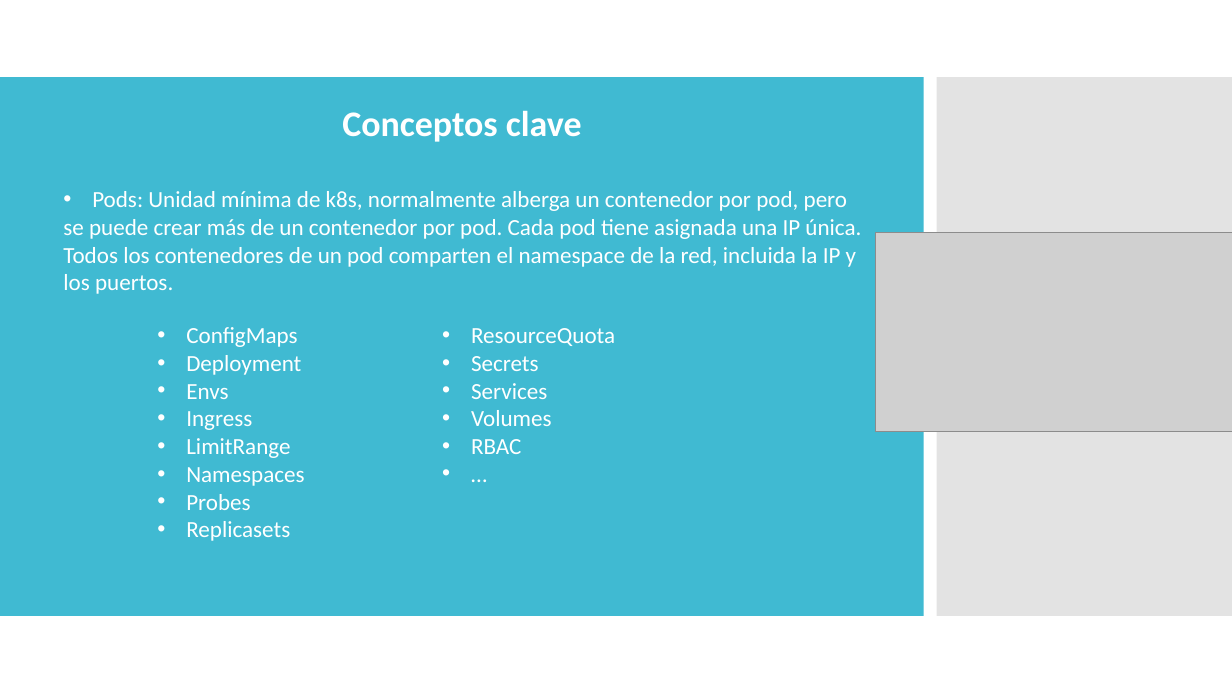
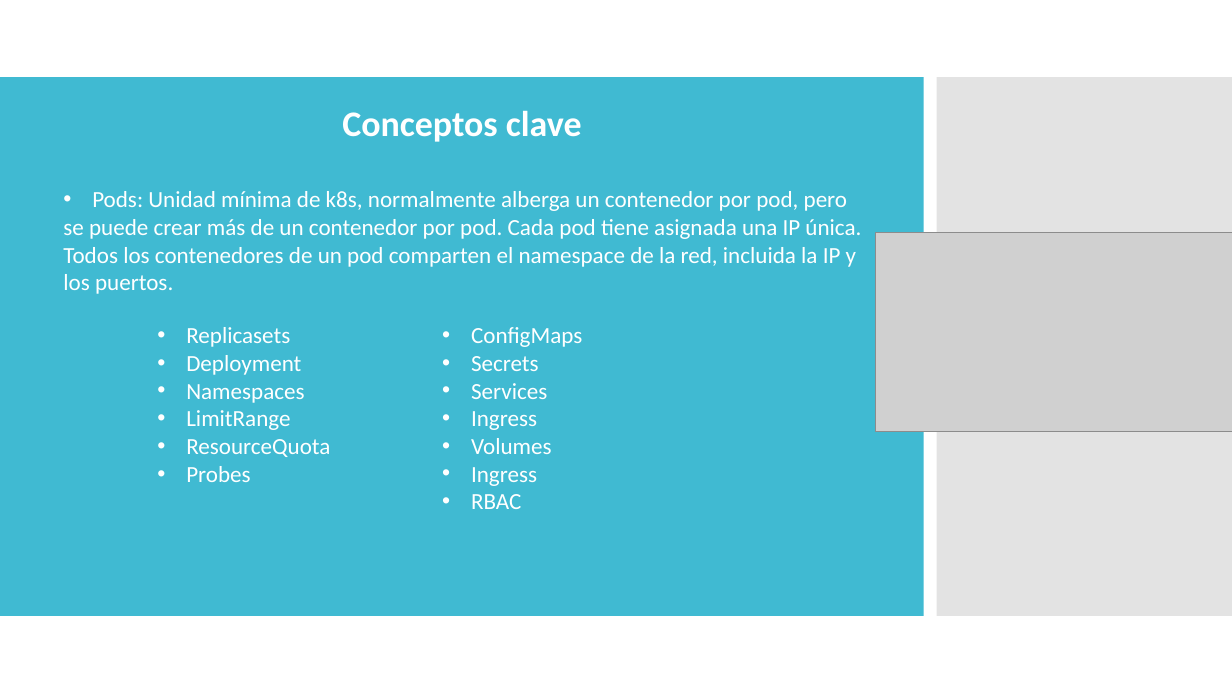
Before and after one commit to av250037/Taller_Monlau_Docker_vs_K8s, a slide deck: slide 36 of Taller Docker-Kubernetes.pptx. Drawn at 1232x693 pixels with LibreOffice and Linux fonts; fonts in the diff are those of the drawing; grey boxes stand for pictures. Boxes give left, top, right and bottom in pixels: in the first picture for what was removed or moved away, otherwise in the second. Text is boxed around its words. In the diff, an @@ line names an element or a change of style, - is before the commit and + after.

```diff
--- a/Taller Docker-Kubernetes.pptx
+++ b/Taller Docker-Kubernetes.pptx
@@ text at box(186, 327, 290, 347): text changed @@
-• ConfigMaps
+• Replicasets
@@ text at box(471, 327, 582, 509): paragraph removed @@
-• …
@@ text at box(471, 327, 582, 347): text changed @@
-• ResourceQuota
+• ConfigMaps
@@ text at box(186, 384, 304, 403): text changed @@
-• Envs
-• Ingress
+• Namespaces
@@ text at box(471, 411, 537, 430): paragraph added @@
+• Ingress
@@ text at box(186, 439, 330, 457): text changed @@
-• Namespaces
+• ResourceQuota
@@ text at box(471, 467, 537, 486): paragraph added @@
+• Ingress
@@ text at box(186, 521, 290, 541): paragraph removed @@
-• Replicasets
```
